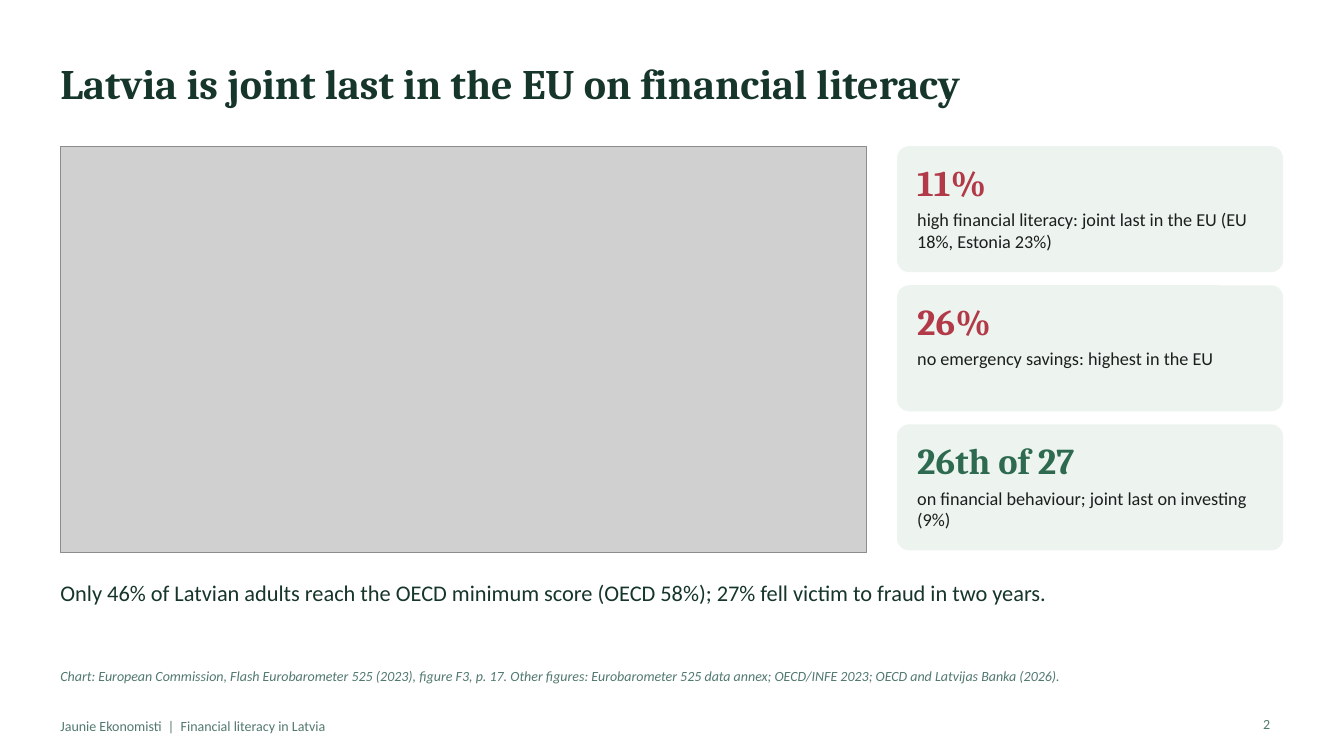
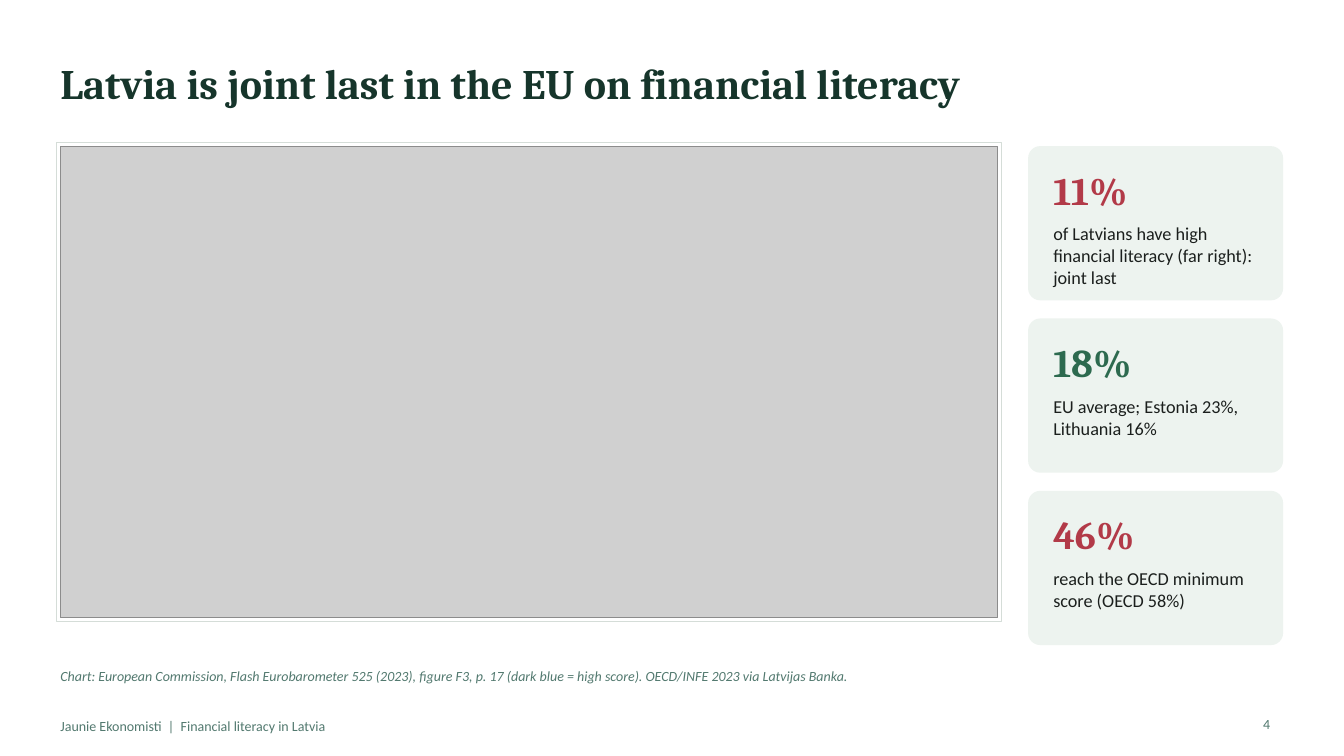
Before and after one commit to ArtisLV890/Elective-Impact-Making-for-the-Competitiveness-and-Data-Driven-Decisions-2026-2027, a slide deck: slide 4 of financial-literacy/presentation/Financial literacy in Latvia - presentation.pptx (slide 2 before the commit). Drawn at 1344x756 pixels with LibreOffice and Linux fonts; fonts in the diff are those of the drawing; grey boxes stand for pictures. Boxes give left, top, right and bottom in pixels: in the first picture for what was removed or moved away, otherwise in the second. Text is boxed around its words. In the diff, an @@ line names an element or a change of style, - is before the commit and + after.

```diff
--- a/financial-literacy/presentation/Financial literacy in Latvia - presentation.pptx
+++ b/financial-literacy/presentation/Financial literacy in Latvia - presentation.pptx
@@ rectangle added at bbox=[56, 142, 1002, 622], fill #FFFFFF, outline #D5DDD8 0.75 pt @@
@@ picture: place and size @@
-picture at bbox=[60, 146, 867, 553]
+picture at bbox=[60, 146, 998, 618]
@@ rounded rectangle: place and size @@
-rounded rectangle at bbox=[897, 146, 1284, 272]
+rounded rectangle at bbox=[1028, 146, 1284, 300]
@@ text "11%": place and size @@
-text "11%" at bbox=[917, 171, 986, 197]
+text "11%" at bbox=[1053, 178, 1127, 206]
@@ text "11%" at bbox=[1053, 178, 1127, 206]: size 26 to 28 pt @@
@@ text at bbox=[1053, 227, 1252, 287]: text changed @@
-high financial literacy: joint last in the EU (EU 18%, Estonia 23%)
+of Latvians have high financial literacy (far right): joint last
@@ text removed at bbox=[917, 310, 991, 336] @@
-26%
@@ rounded rectangle: place and size @@
-rounded rectangle at bbox=[897, 285, 1284, 411]
+rounded rectangle at bbox=[1028, 319, 1284, 473]
@@ text at bbox=[1053, 350, 1131, 378]: text changed; size 13 to 28 pt; font Calibri to Cambria; text colour #1B1F1D to #2D6A4F; bold on @@
-no emergency savings: highest in the EU
+18%
@@ text "18%" at bbox=[1053, 350, 1131, 378]: vertical alignment top to middle @@
@@ text added at bbox=[1053, 400, 1238, 435], 13 pt, text #1B1F1D @@
+EU average; Estonia 23%, Lithuania 16%
@@ text removed at bbox=[917, 448, 1074, 475] @@
-26th of 27
@@ proportions changed in 3 elements at bbox=[1028, 146, 1284, 300], bbox=[1028, 319, 1284, 473], bbox=[1028, 491, 1284, 645] @@
@@ rounded rectangle: place and size @@
-rounded rectangle at bbox=[897, 424, 1284, 551]
+rounded rectangle at bbox=[1028, 491, 1284, 645]
@@ text "46%" at bbox=[1053, 522, 1134, 550]: vertical alignment top to middle @@
@@ text at bbox=[1053, 522, 1134, 550]: text changed; size 13 to 28 pt; font Calibri to Cambria; text colour #1B1F1D to #B23A48; bold on @@
-on financial behaviour; joint last on investing (9%)
+46%
@@ text at bbox=[1053, 572, 1244, 610]: text changed; size 16 to 13 pt; text colour #16352B to #1B1F1D @@
-Only 46% of Latvian adults reach the OECD minimum score (OECD 58%); 27% fell victim to fraud in two years.
+reach the OECD minimum score (OECD 58%)
@@ text at bbox=[60, 671, 848, 684]: text changed @@
-Chart: European Commission, Flash Eurobarometer 525 (2023), figure F3, p. 17. Other figures: Eurobarometer 525 data annex; OECD/INFE 2023; OECD and Latvijas Banka (2026).
+Chart: European Commission, Flash Eurobarometer 525 (2023), figure F3, p. 17 (dark blue = high score). OECD/INFE 2023 via Latvijas Banka.
@@ page number at bbox=[1263, 720, 1270, 729]: text changed @@
-2
+4
```
Also in this commit, not shown: 17 other slides changed, 15 slides added, 3 slides removed, 3 other files.
